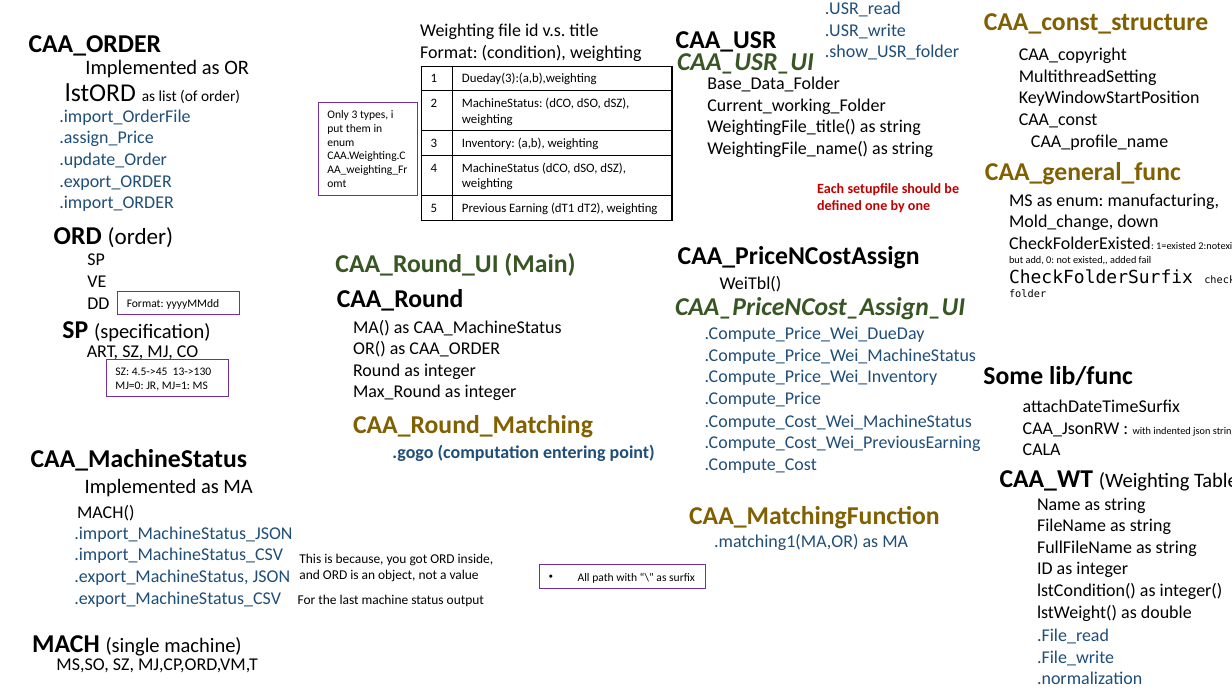
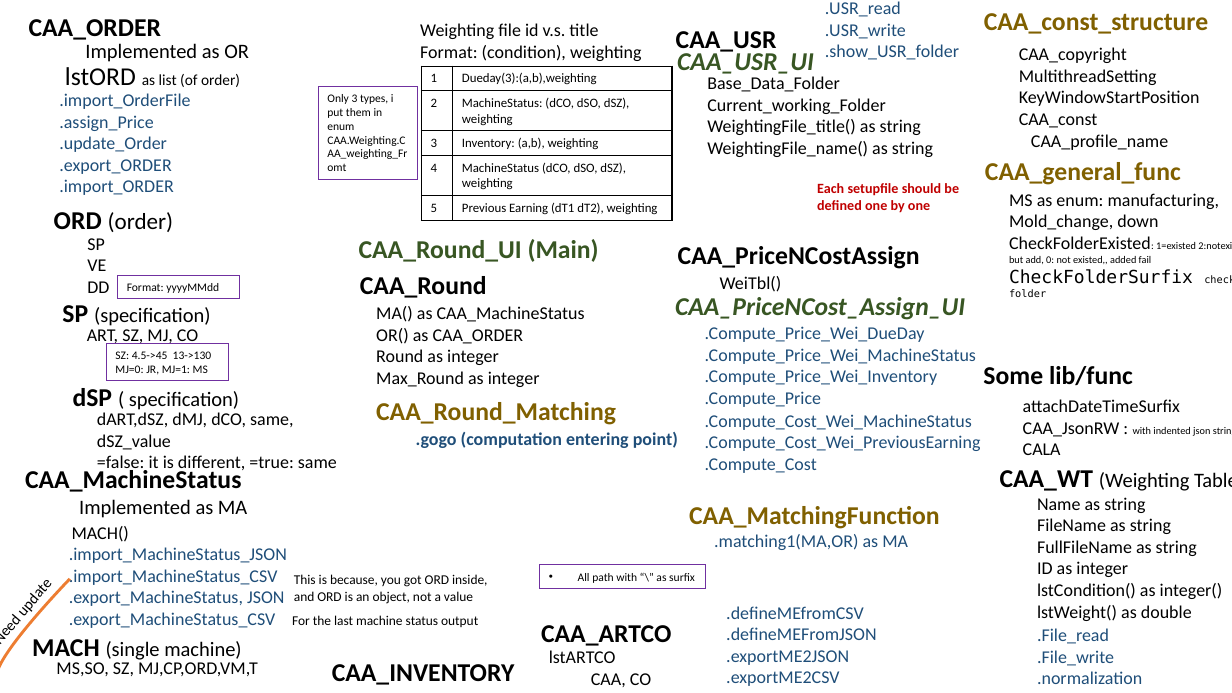
Before and after one commit to cayuan/CAA_pub, a slide deck: slide 5 of CAA/00_doc/Architecture_20220907.pptx. Drawn at 1232x693 pixels with LibreOffice and Linux fonts; fonts in the diff are those of the drawing. Boxes give left, top, right and bottom in pixels: in the first picture for what was removed or moved away, otherwise in the second. Text is boxed around its words. In the diff, an @@ line names an element or a change of style, - is before the commit and + after.

```diff
--- a/CAA/00_doc/Architecture_20220907.pptx
+++ b/CAA/00_doc/Architecture_20220907.pptx
@@ 8 texts, 3 rectangles: place and size @@
-8 texts, 3 rectangles at [29, 35, 418, 396]
+8 texts, 3 rectangles at [29, 19, 418, 380]
@@ text added at [73, 388, 239, 410], 16 pt, text #000000 @@
+dSP ( specification)
@@ text added at [97, 412, 337, 473], 14 pt, text #000000 @@
+dART,dSZ, dMJ, dCO, same, dSZ_value
+=false: it is different, =true: same
@@ 5 texts: place and size @@
-5 texts at [335, 253, 655, 461]
+5 texts at [359, 239, 678, 448]
@@ text added at [0, 563, 66, 657], 12 pt, text #000000 @@
+Need update
@@ freeform shape added at [0, 579, 69, 693], outline #ED7D31 2.25 pt @@
@@ text "MACH (single machine)": place and size @@
-text "MACH (single machine)" at [32, 635, 241, 656]
+text "MACH (single machine)" at [32, 639, 241, 660]
@@ 6 texts: place and size @@
-6 texts at [31, 449, 493, 607]
+6 texts at [25, 467, 487, 628]
@@ text added at [541, 625, 671, 646], 20 pt, text #000000, bold @@
+CAA_ARTCO
@@ text added at [726, 606, 876, 686], 14 pt, text #1F4E79 @@
+.defineMEfromCSV
+.defineMEFromJSON
+.exportME2JSON
+.exportME2CSV
+.
@@ text "MS,SO, SZ, MJ,CP,ORD,VM,T": place and size @@
-text "MS,SO, SZ, MJ,CP,ORD,VM,T" at [56, 658, 258, 672]
+text "MS,SO, SZ, MJ,CP,ORD,VM,T" at [56, 662, 258, 676]
@@ text added at [549, 650, 616, 663], 14 pt, text #000000 @@
+lstARTCO
@@ text added at [332, 664, 515, 685], 20 pt, text #000000, bold @@
+CAA_INVENTORY
@@ text added at [340, 684, 515, 693], 12 pt, text #000000 @@
+lstINV as list (of INV)
@@ text added at [591, 673, 651, 687], 14 pt, text #000000 @@
+CAA, CO
```
Also in this commit, not shown: 2 slides added, 28 other files.
